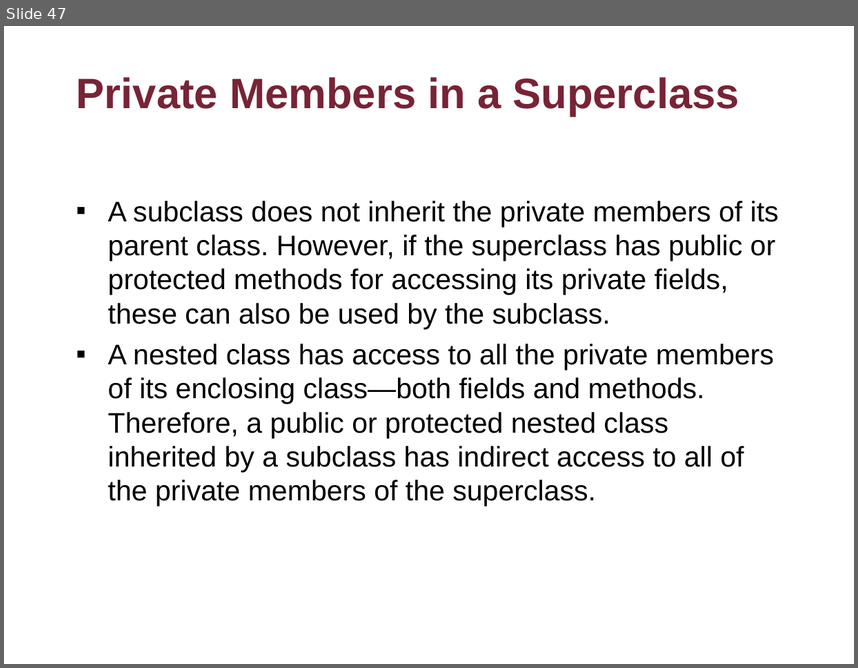
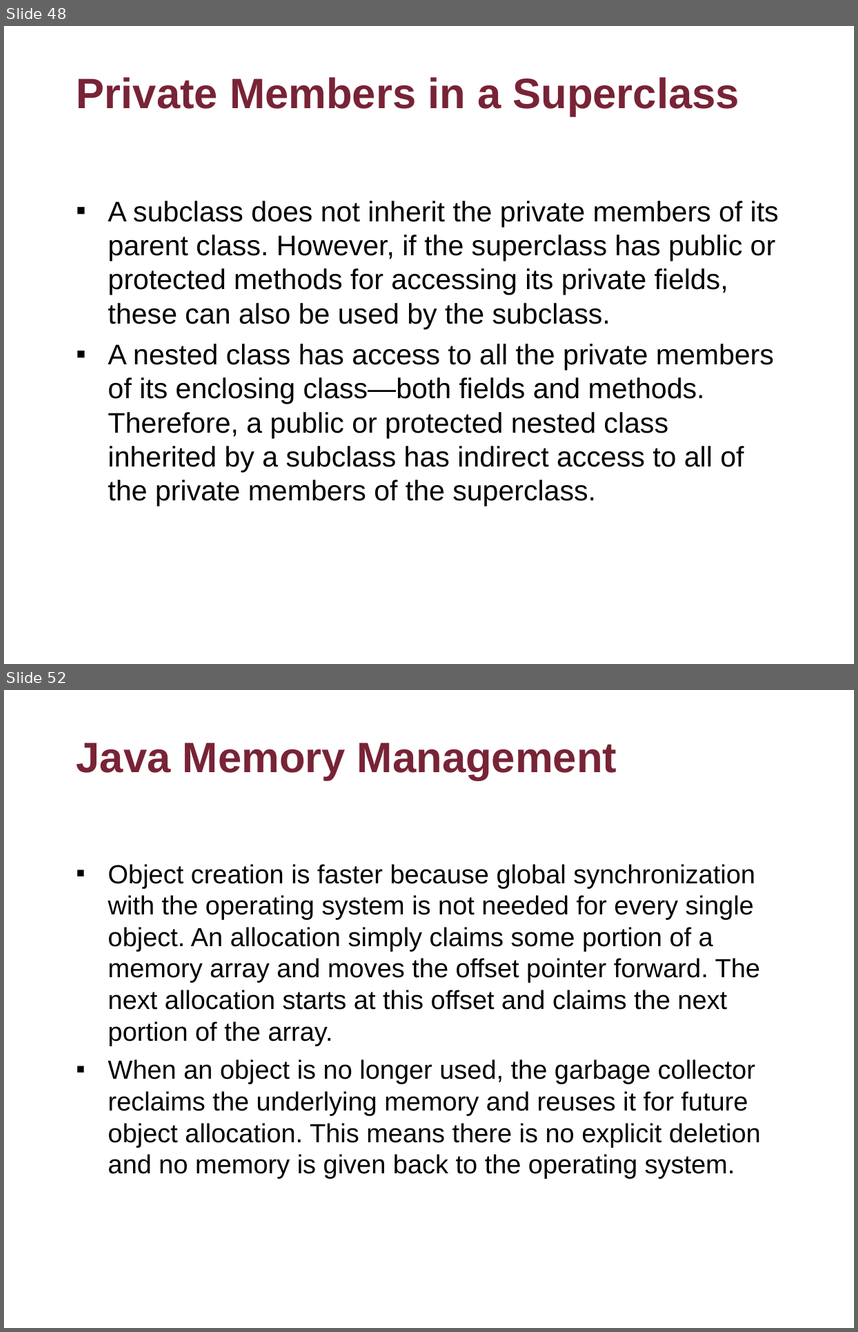
Before and after one commit to flyworker/java-workshop, a slide deck: Advanced Java Workshop-Concordia.ppt. Shown one above the other, each under a label of ours: slide 47 before the commit, slides 48 and 52 after it; the slides between them are not shown. The pictures are 858x668 and 858x1332 pixels, drawn with LibreOffice and Linux fonts; fonts in the diff are those of the drawing; background and template pictures are left out. Boxes give left, top, right and bottom in pixels: in the first picture for what was removed or moved away, otherwise in the second. Text is boxed around its words. In the diff, an @@ line names an element or a change of style, - is before the commit and + after.

```diff
--- a/Advanced Java Workshop-Concordia.ppt
+++ b/Advanced Java Workshop-Concordia.ppt
@@ slide 52 added at (4, 690, 854, 1328), background picture (left out) @@
@@ title added at (76, 742, 617, 780), 36 pt, text #782336, bold @@
+Java Memory Management
@@ text added at (108, 864, 761, 1178), 22.2 pt, text #000000 @@
+▪ Object creation is faster because global synchronization with the operating system is not needed for every single object. An allocation simply claims some portion of a memory array and moves the offset pointer forward. The next allocation starts at this offset and claims the next portion of the array.
+▪ When an object is no longer used, the garbage collector reclaims the underlying memory and reuses it for future object allocation. This means there is no explicit deletion and no memory is given back to the operating system.
@@ what was slide 47 is now slide 48 @@
```
Also in this commit, not shown: 24 other slides added, 9 other files.
